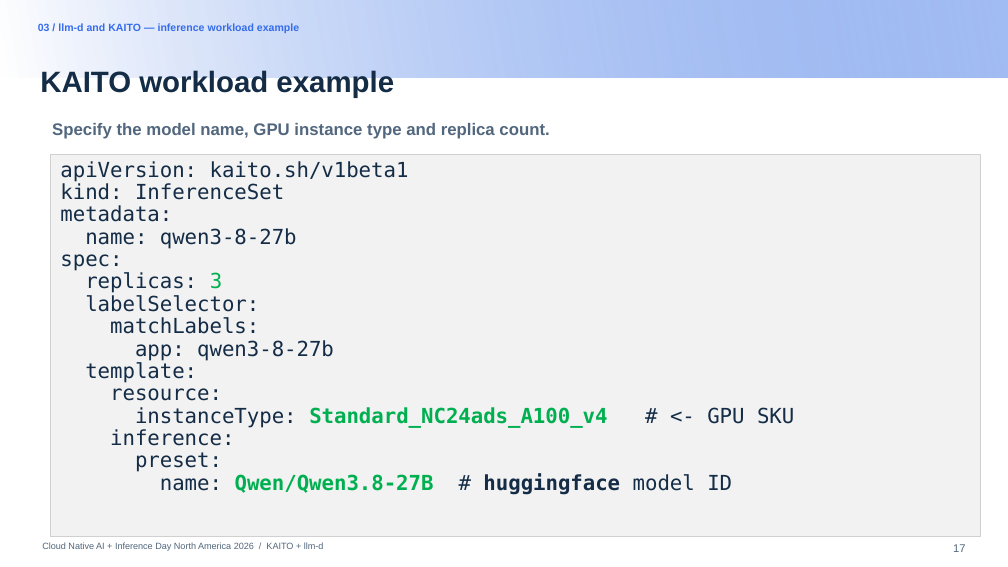
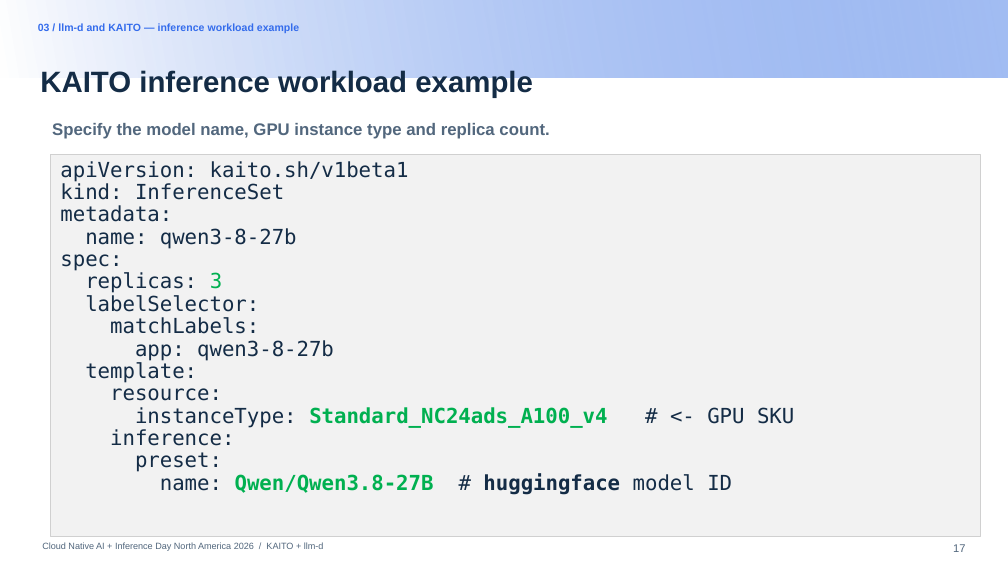
Before and after one commit to andyzhangx/demo, a slide deck: slide 17 of llm/pd-disaggregation/kubecon-na-2026-pd-disaggregation-kaito-llmd.pptx. Drawn at 1008x567 pixels with LibreOffice and Linux fonts; fonts in the diff are those of the drawing; background and template pictures are left out. Boxes give left, top, right and bottom in pixels: in the first picture for what was removed or moved away, otherwise in the second. Text is boxed around its words. In the diff, an @@ line names an element or a change of style, - is before the commit and + after.

```diff
--- a/llm/pd-disaggregation/kubecon-na-2026-pd-disaggregation-kaito-llmd.pptx
+++ b/llm/pd-disaggregation/kubecon-na-2026-pd-disaggregation-kaito-llmd.pptx
@@ title at bbox=[40, 70, 533, 98]: text changed @@
-KAITO workload example
+KAITO inference workload example
```
Also in this commit, not shown: 3 other slides changed.
